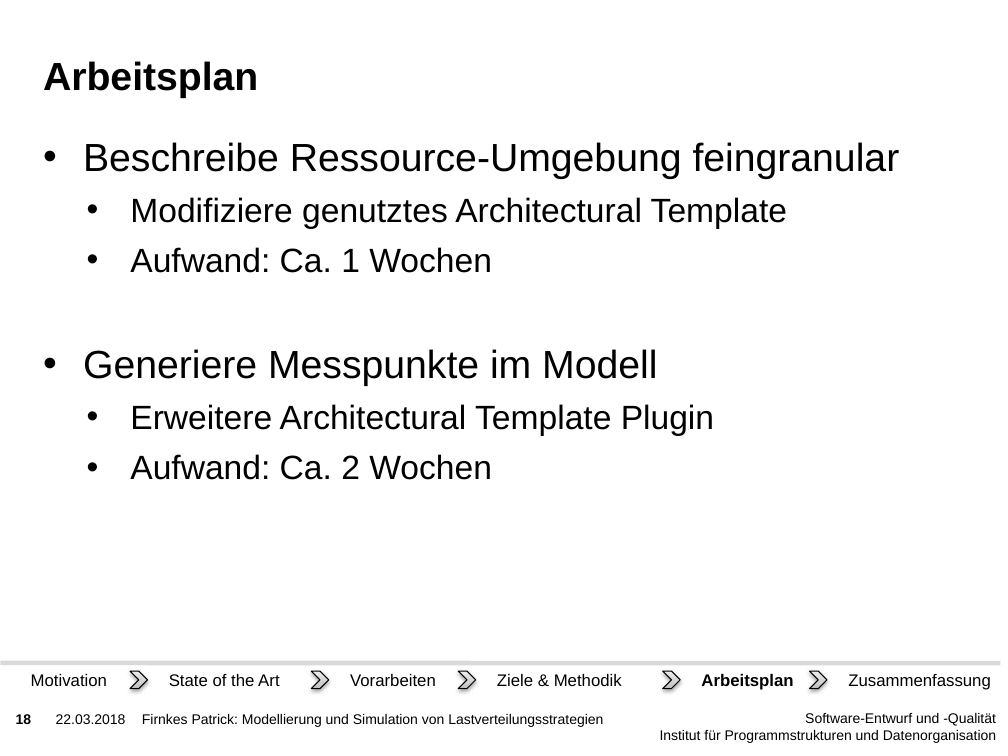
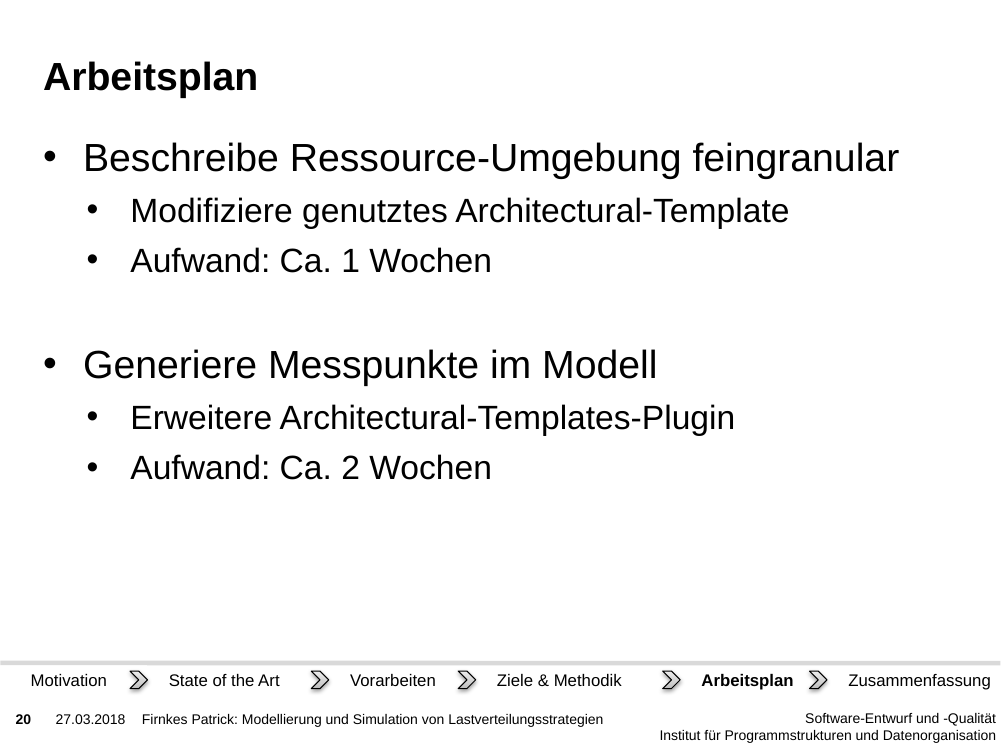
Before and after one commit to PatFirn/wlcg-loadbalancing, a slide deck: slide 20 of presentations/projekt-antrag.pptx (slide 18 before the commit). Drawn at 1008x756 pixels with LibreOffice and Linux fonts; fonts in the diff are those of the drawing; background and template pictures are left out. Boxes give left, top, right and bottom in pixels: in the first picture for what was removed or moved away, otherwise in the second. Text is boxed around its words. In the diff, an @@ line names an element or a change of style, - is before the commit and + after.

```diff
--- a/presentations/projekt-antrag.pptx
+++ b/presentations/projekt-antrag.pptx
@@ text at [130,197,789,229]: text changed @@
-  • Modifiziere genutztes Architectural Template
+  • Modifiziere genutztes Architectural-Template
@@ text at [130,404,736,436]: text changed @@
-  • Erweitere Architectural Template Plugin
+  • Erweitere Architectural-Templates-Plugin
@@ page number at [16,714,32,724]: text changed @@
-18
+20
@@ text at [56,714,126,724]: text changed @@
-22.03.2018
+27.03.2018
```
Also in this commit, not shown: 29 other slides changed, 3 slides added.
